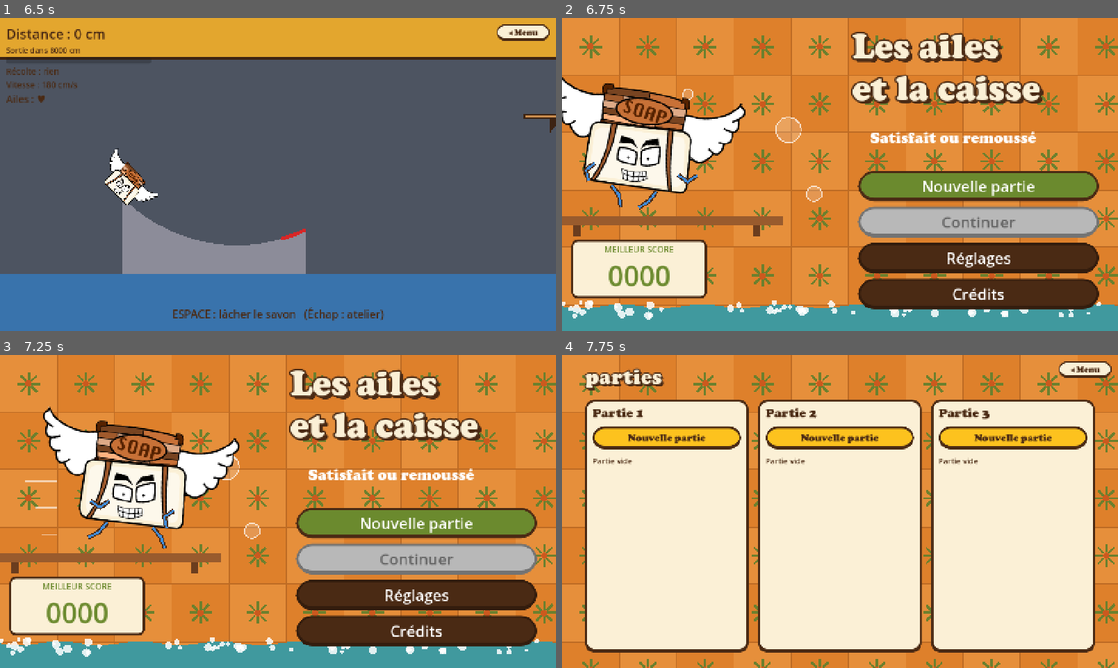
Above: before the commit, frames 1-4 (two rows, left to right).
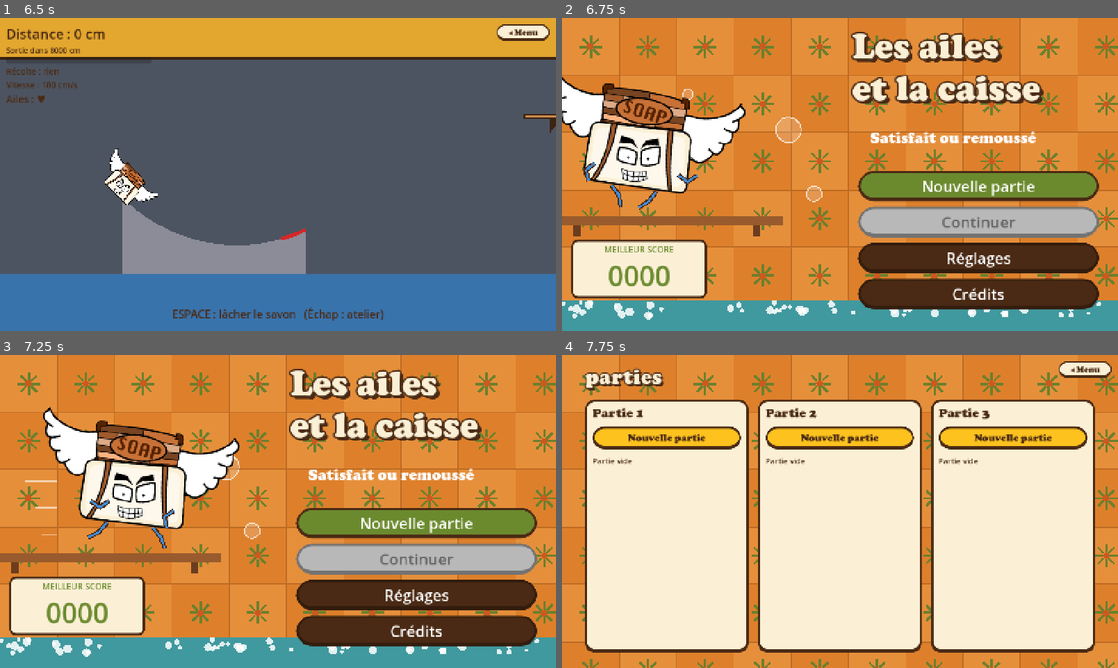
Above: after the commit, the same moments.

Repository: atostivint/LesAilesEtLaCaisse
Game: Godot game, scene res://scenes/atelier.tscn
Two runs of this game, one before a commit and one after it. Both use one fixed random seed, a clock stepped at 60 frames per second and the inputs below. Sound files missing from this copy of the repository are replaced by a short silence.
Inputs (mouse positions are in pixels of both pictures, inside the frame that each line leads up to):
- Up to frame 1 (6.5 s): click "Savons ▸" at 0.5 s; click "◂ Atelier" at 1.25 s; click (133, 83) at 2.02 s; click (133, 111) at 2.77 s; click (133, 136) at 3.52 s; click (133, 165) at 4.27 s; click (133, 193) at 5.02 s; click "LANCER LE SAVON !" at 5.75 s
- Up to frame 2 (6.75 s): click "◂ Menu" at 6.5 s
- Up to frame 3 (7.25 s): no input
- Up to frame 4 (7.75 s): click "Nouvelle partie" at 7.25 s

Frame 1 is identical in both runs. In frame 2, 1.0% of the frame differs, in the area x 0-100%, y 90-93%; in frame 3, 1.0%; in frame 4, nothing differs.

Commit message:
Eau savonneuse : fond entièrement coloré, sans trou entre les vagues
Co-Authored-By: Claude Haiku 5.5 <noreply@anthropic.com>

Diff:
--- a/scripts/eau_savon.gd
+++ b/scripts/eau_savon.gd
@@ -30,6 +30,8 @@
 
 
 func _draw() -> void:
+	# Fond plein de la couleur de l'eau : pas de trou entre les vagues
+	draw_rect(Rect2(Vector2.ZERO, size), couleur)
 	var points := PackedVector2Array()
 	for x in range(0, int(size.x) + 1, 8):
 		points.append(Vector2(x, 14.0 + sin(x * 0.03) * 5.0))
